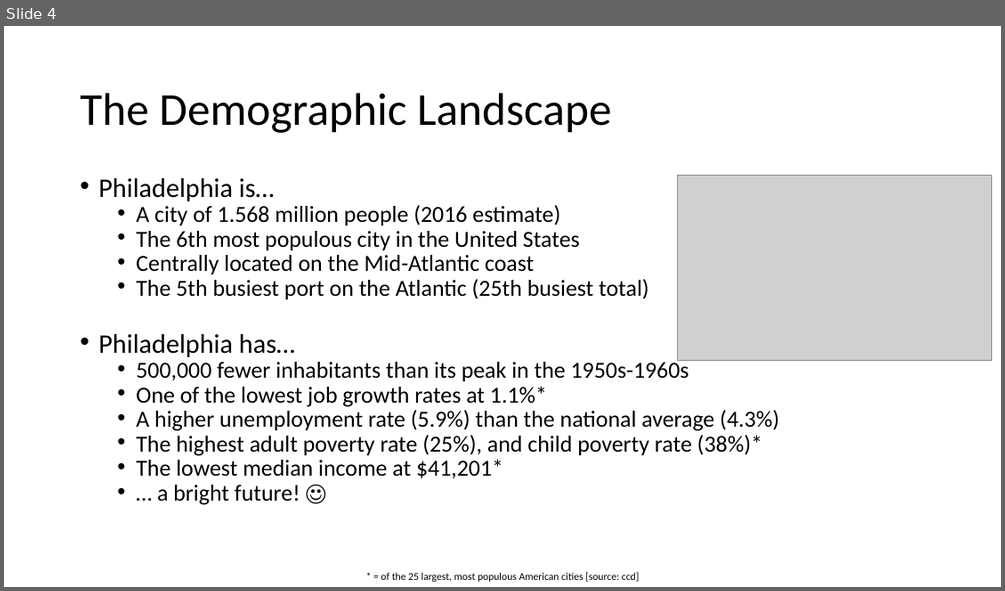
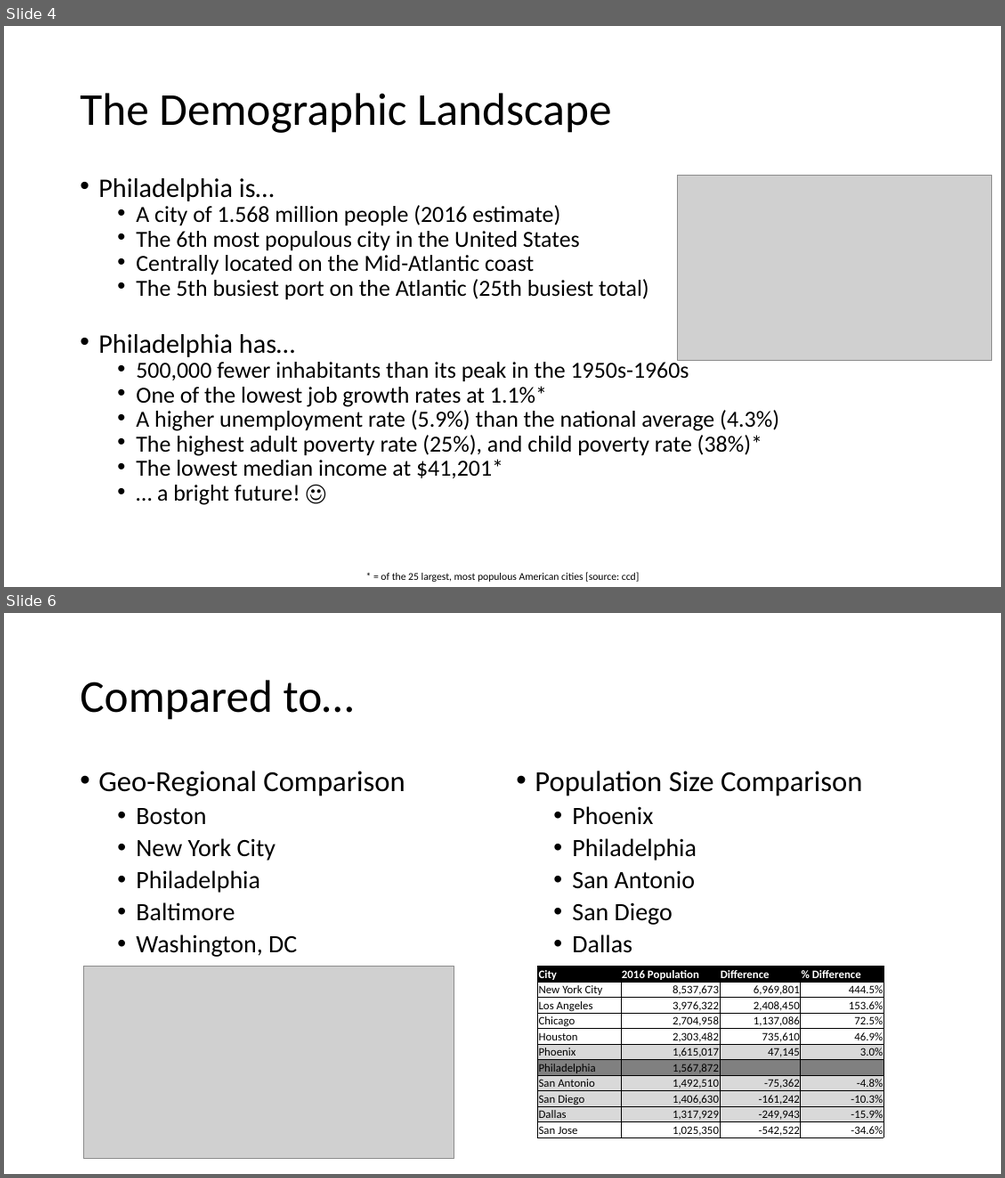
Before and after one commit to muftring/iu-datavis, a slide deck: project/mid-term-presentation.pptx. Shown one above the other, each under a label of ours: slide 4 before the commit, slides 4 and 6 after it; the slides between them are not shown. The pictures are 1005x591 and 1005x1178 pixels, drawn with LibreOffice and Linux fonts; fonts in the diff are those of the drawing; grey boxes stand for pictures. Boxes give left, top, right and bottom in pixels: in the first picture for what was removed or moved away, otherwise in the second. Text is boxed around its words. In the diff, an @@ line names an element or a change of style, - is before the commit and + after.

Commit message:
Mid-term presentation: unemployment by geo-region, by city population

```diff
--- a/project/mid-term-presentation.pptx
+++ b/project/mid-term-presentation.pptx
@@ slide 6 added at <box>4,613,1001,1174</box>, background #FFFFFF @@
@@ title added at <box>80,680,354,720</box>, 44 pt, text #000000 @@
+Compared to…
@@ text added at <box>98,771,404,957</box>, 24 pt, text #000000 @@
+• Geo-Regional Comparison
+  • Boston
+  • New York City
+  • Philadelphia
+  • Baltimore
+  • Washington, DC
@@ text added at <box>534,771,862,953</box>, 24 pt, text #000000 @@
+• Population Size Comparison
+  • Phoenix
+  • Philadelphia
+  • San Antonio
+  • San Diego
+  • Dallas
@@ picture added at <box>84,966,454,1159</box> @@
@@ table added at <box>538,966,883,1139</box>, 11 rows, 4 columns @@
+City | 2016 Population | Difference | % Difference
+New York City | 8,537,673 | 6,969,801 | 444.5%
+Los Angeles | 3,976,322 | 2,408,450 | 153.6%
+Chicago | 2,704,958 | 1,137,086 | 72.5%
+Houston | 2,303,482 | 735,610 | 46.9%
+Phoenix | 1,615,017 | 47,145 | 3.0%
+Philadelphia | 1,567,872 |  | 
+San Antonio | 1,492,510 | -75,362 | -4.8%
+San Diego | 1,406,630 | -161,242 | -10.3%
+Dallas | 1,317,929 | -249,943 | -15.9%
+San Jose | 1,025,350 | -542,522 | -34.6%
```
Also in this commit, not shown: 4 slides changed, 3 other slides added, 4 slides removed, 14 other files.
